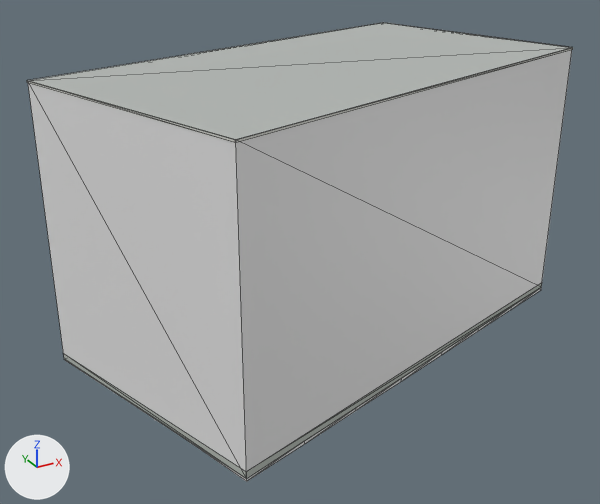
The glTF model public/models/buildings/osm-way-53929064.glb, before and after one commit.
Camera for both pictures: a camera (50 mm lens) standing at (-22.0, -37.1, 23.3) and looking at (-1.9, -0.5, 5.0). Arrows for +X, +Y and +Z are at lower left; the lights stay in place. The first picture is the older version. Mesh edges are drawn as thin lines. Where no turn or scale is listed for an object, it has been applied to the vertices. Vertices at exactly the same position are counted once.

In view in the first picture: 'building foundation 53929064', 'reality 53929064 near reality aged pale plaster', 'reality 53929064 near reality concrete plinth', 'reality 53929064 near reality flat weathered roof', 'reality 53929064 near reality pale aluminum sill'.
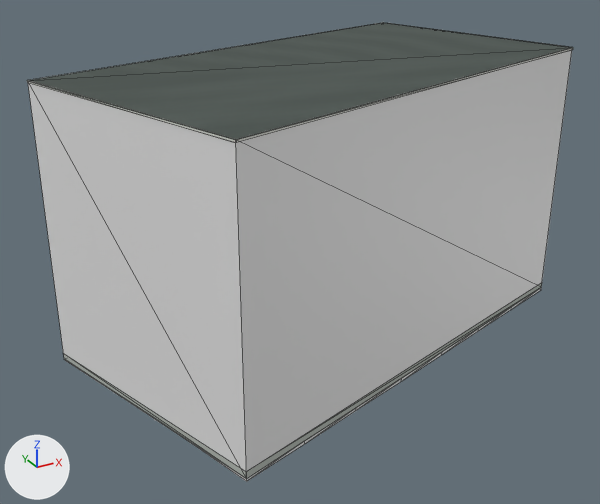
Location of each change, [x1, y1, x2, y2] in pixels of the pictures (600 x 504 px):
```json
{"object": "reality 53929064 near reality flat weathered roof", "change": "surface changed", "before": [28, 23, 572, 140], "after": [28, 23, 572, 140], "on screen": "darker"}
{"part": 1, "of": "me_reality_53929064_near_reality_pale_aluminum_sill", "change": "reshaped", "before": [27, 26, 573, 143], "after": [27, 23, 573, 143]}
```

Edits to the scene script, one JSON object a line:
```json
{"op": "add", "block": "img_roof_color", "code": ["img_roof_color = load_image('roof-color', 'textures/1de3d7bb6546b7423004abcc0fb627c4d0c6ad03316b21d76a93f9bf4f470ca6.png', 256, 256, 'sRGB')"]}
{"op": "remove", "block": "mat_reality_flat_weathered_roof", "code": "mat_reality_flat_weathered_roof.base_color = (0.451, 0.475, 0.455)  # grey #b3b7b4"}
{"op": "add", "block": "mat_reality_flat_weathered_roof", "code": "mat_reality_flat_weathered_roof.texture = img_roof_color"}
{"block": "me_reality_53929064_near_reality_pale_aluminum_sill", "where": "# used by ob_reality_53929064_near_reality_pale_aluminum_sill; location = (0.0, 0.0, 0.0)"}
{"op": "remove", "block": "me_reality_53929064_near_reality_pale_aluminum_sill", "code": "me_reality_53929064_near_reality_pale_aluminum_sill.from_pydata(...)  # 16 vertices, 8 faces; spans x -14.4..14.4, y -10.7..10.1, z 14.9..15.0"}
{"op": "add", "block": "me_reality_53929064_near_reality_pale_aluminum_sill", "code": "me_reality_53929064_near_reality_pale_aluminum_sill.from_pydata(...)  # 20 vertices, 16 faces; spans x -14.4..14.4, y -10.7..10.1, z 14.9..15.0"}
{"block": "me_reality_53929064_near_reality_pale_aluminum_sill", "change": "me_reality_53929064_near_reality_pale_aluminum_sill part 1"}
{"block": "me_reality_53929064_near_reality_pale_aluminum_sill", "change": "5 faces are deleted"}
{"block": "me_reality_53929064_near_reality_pale_aluminum_sill", "change": "4 vertices are added at (14.3, -2.9, 15.0), (-10.1, -10.7, 15.0), (-14.4, 3.0, 15.0), (10.3, 10.0, 15.0)"}
{"block": "me_reality_53929064_near_reality_pale_aluminum_sill", "change": "13 new faces join them"}
```
